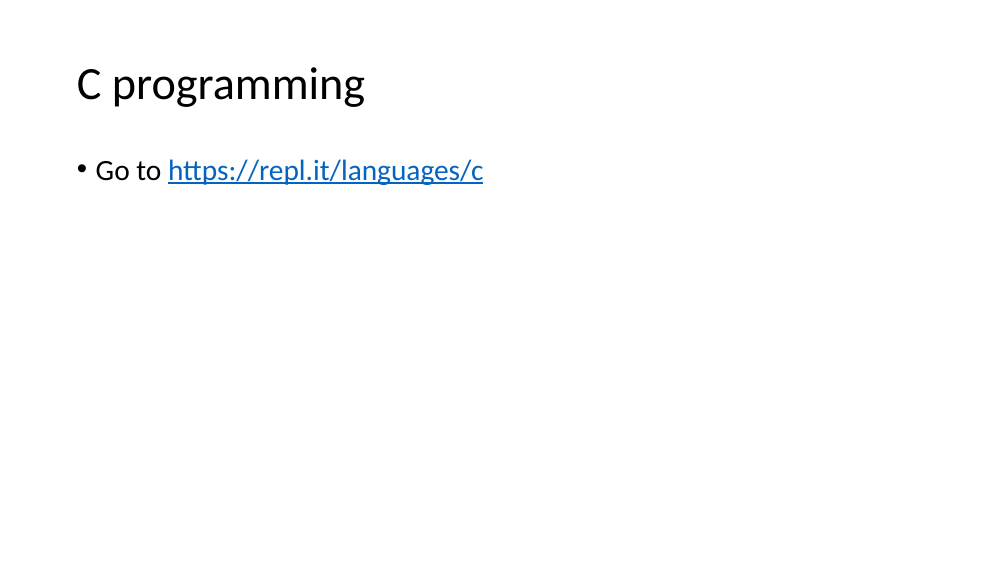
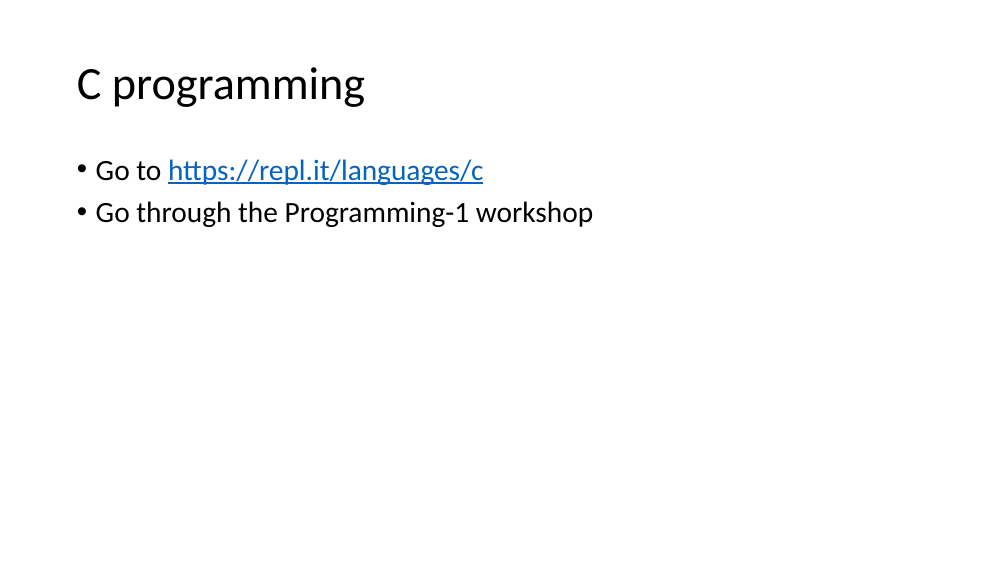
Before and after one commit to Runtime-Learner/McGill-BattleBots-Club, a slide deck: slide 3 of ECSE/Workshop-2/workshop2.pptx. Drawn at 1008x567 pixels with LibreOffice and Linux fonts; fonts in the diff are those of the drawing. Boxes give left, top, right and bottom in pixels: in the first picture for what was removed or moved away, otherwise in the second. Text is boxed around its words. In the diff, an @@ line names an element or a change of style, - is before the commit and + after.

Commit message:
filling Workshops. Cleaning up code

```diff
--- a/ECSE/Workshop-2/workshop2.pptx
+++ b/ECSE/Workshop-2/workshop2.pptx
@@ text at box(96, 201, 593, 227): paragraph added @@
+• Go through the Programming-1 workshop
```
Also in this commit, not shown: 2 other slides changed, 5 slides added, 5 slides removed, 4 other files.
